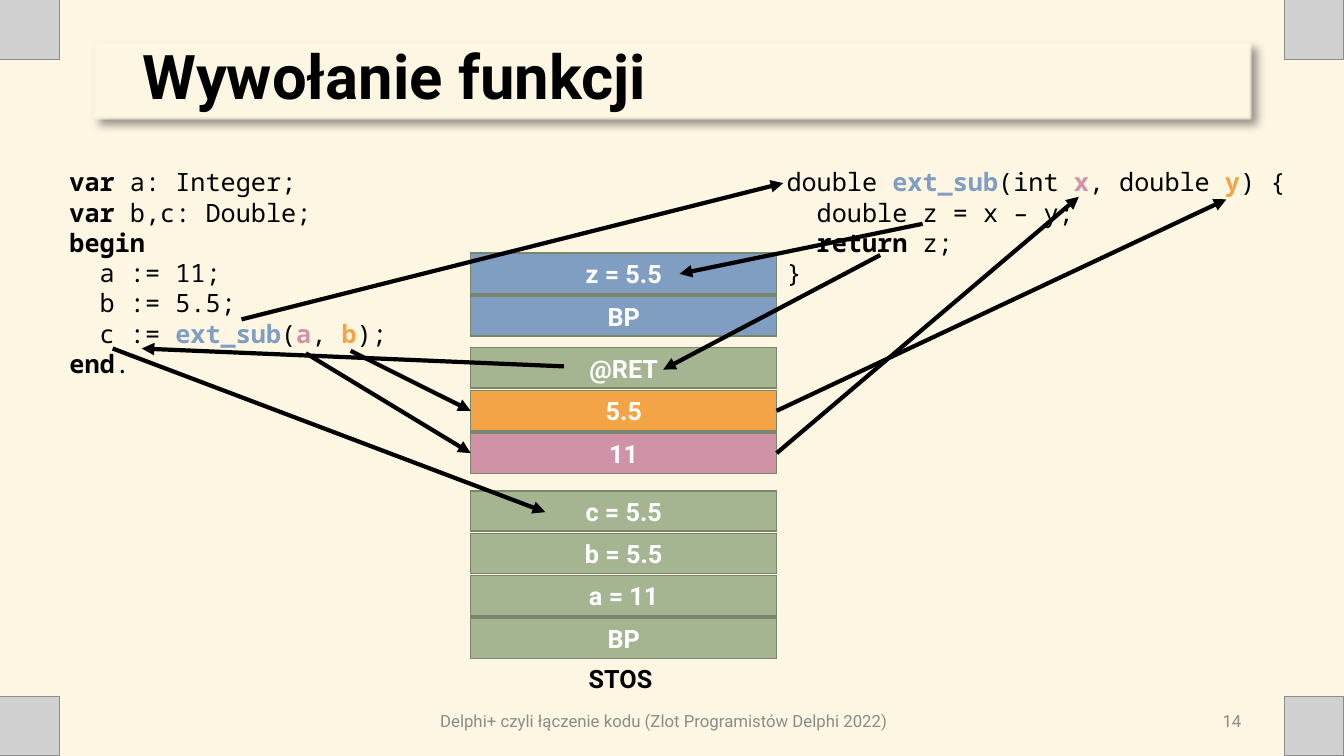
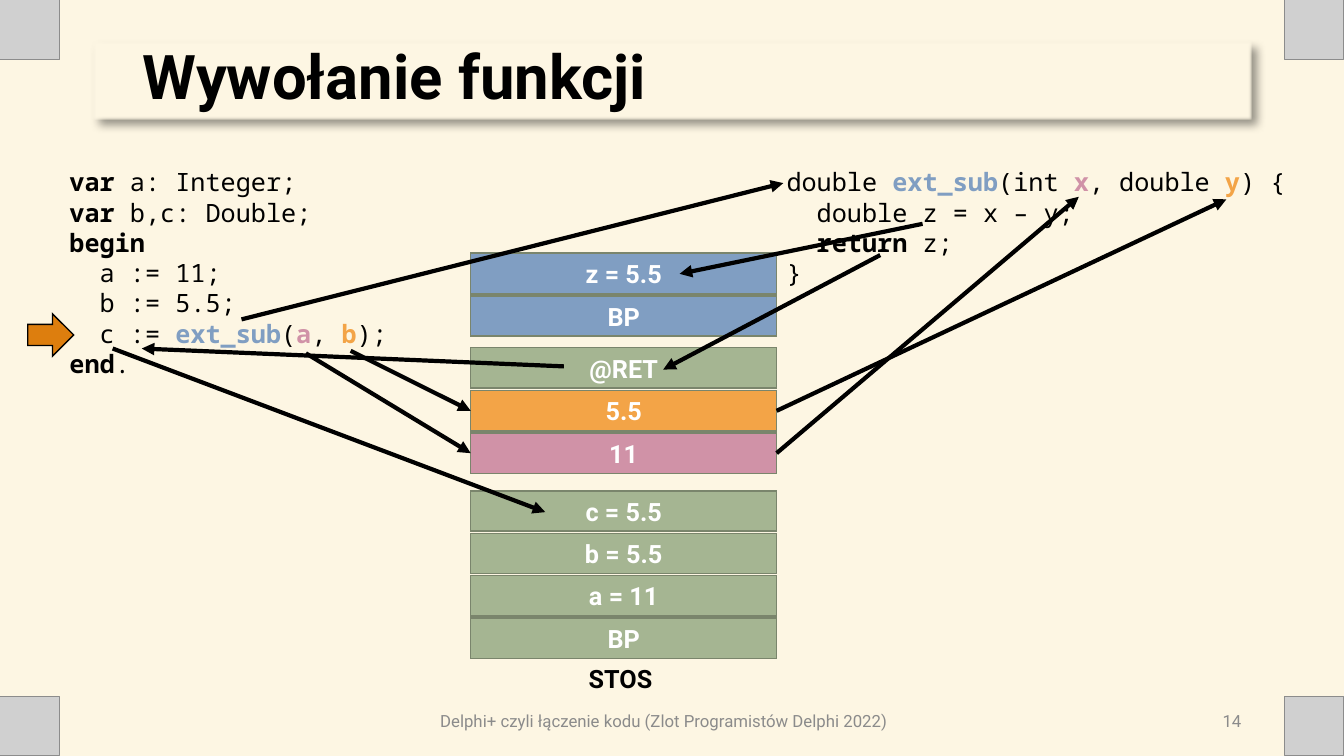
Before and after one commit to ttyrakow/zlot22, a slide deck: slide 14 of prezentacja/DelphiPlus.pptx. Drawn at 1344x756 pixels with LibreOffice and Linux fonts; fonts in the diff are those of the drawing; grey boxes stand for pictures. Boxes give left, top, right and bottom in pixels: in the first picture for what was removed or moved away, otherwise in the second. Text is boxed around its words. In the diff, an @@ line names an element or a change of style, - is before the commit and + after.

```diff
--- a/prezentacja/DelphiPlus.pptx
+++ b/prezentacja/DelphiPlus.pptx
@@ right arrow added at (x1=28, y1=314, x2=75, y2=356), fill #DD7E0E, outline #000000 1 pt @@
```
Also in this commit, not shown: 3 other slides changed, 2 other files.
